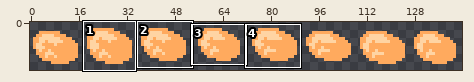
Sprite sheet, stored at src/Art/honey1.png. Above, an overview of the earlier version with the close-up marked.
Close-up. First the earlier version:
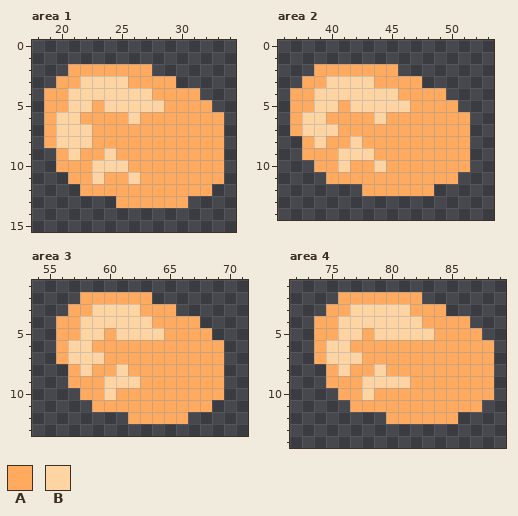
The file is 144x16 pixels. Shown: area 1: x 18..34, y 0..15; area 2: x 36..53, y 0..14; area 3: x 54..71, y 1..13; area 4: x 72..89, y 1..14. The commit also changed other parts of the picture, which this record leaves out.
Palette (. is transparent): A #ffaa5e  B #ffd4a3
The same view after the edit:
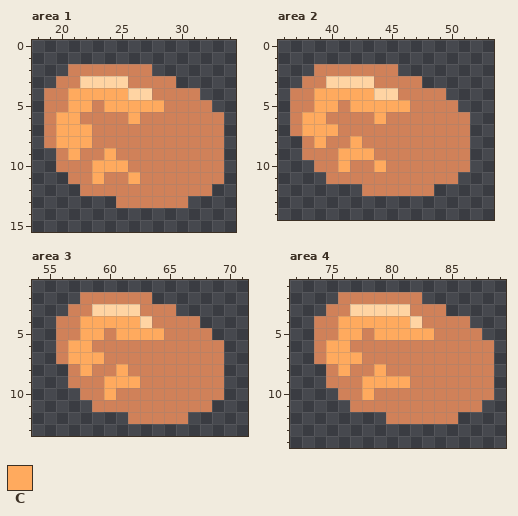
Colours new in this view: C #ffaa5e
Change:
colour A: #ffaa5e -> #d08159
Area 1:
y 4: x 21..25 BBBBB -> CCCCC
y 5: x 21..22 BB -> CC; x 24..28 BBBBB -> CCCCC
y 6: x 20..21 BB -> CC; x 26 B -> C
y 7..8: x 20..22 BBB -> CCC
y 9: x 21 B -> C; x 24 B -> C
y 10: x 23..25 BBB -> CCC
y 11: x 23 B -> C; x 26 B -> C
Area 2:
y 4: x 39..43 BBBBB -> CCCCC
y 5: x 39..40 BB -> CC; x 42..46 BBBBB -> CCCCC
y 6: x 38..39 BB -> CC; x 44 B -> C
y 7: x 38..40 BBB -> CCC
y 8: x 39 B -> C; x 42 B -> C
y 9: x 41..43 BBB -> CCC
y 10: x 41 B -> C; x 44 B -> C
Area 3:
y 4: x 58..62 BBBBB -> CCCCC
y 5: x 58..59 BB -> CC; x 61..64 BBBB -> CCCC
y 6: x 57..58 BB -> CC
y 7: x 57..59 BBB -> CCC
y 8: x 58 B -> C; x 61 B -> C
y 9: x 60..62 BBB -> CCC
y 10: x 60 B -> C
Area 4:
y 4: x 76..81 BBBBBB -> CCCCCC
y 5: x 76..77 BB -> CC; x 79..83 BBBBB -> CCCCC
y 6: x 75..76 BB -> CC
y 7: x 75..77 BBB -> CCC
y 8: x 76 B -> C; x 79 B -> C
y 9: x 78..81 BBBB -> CCCC
y 10: x 78 B -> C
Pixel boxes of the changes (left, top, right, bottom) in both close-ups:
changed: (44, 64, 224, 208)
changed: (290, 64, 470, 196)
changed: (56, 292, 224, 424)
changed: (314, 292, 494, 424)
